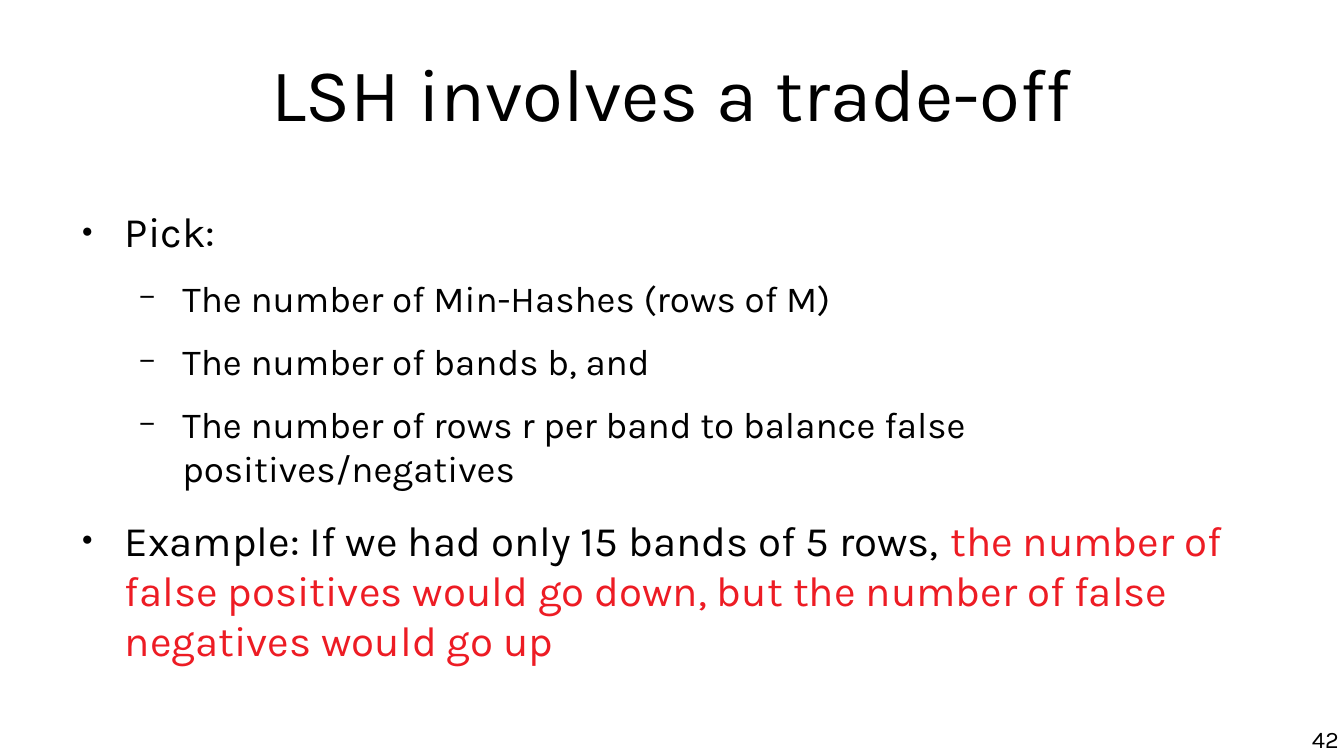
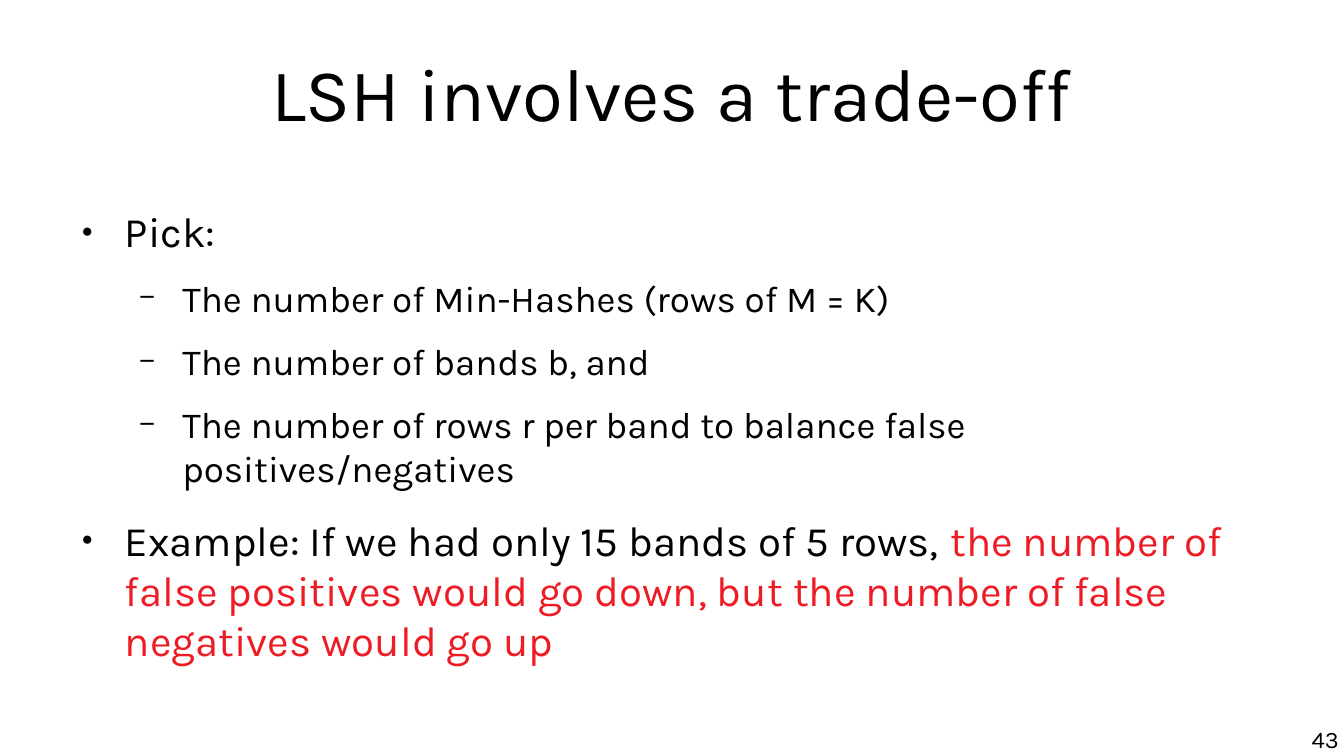
Before and after one commit to marco-calautti/data-mining-course, a slide deck: slide 43 of theory/tt04_near_duplicates.odp (slide 42 before the commit). Drawn at 1344x756 pixels with LibreOffice and Linux fonts; fonts in the diff are those of the drawing. Boxes give left, top, right and bottom in pixels: in the first picture for what was removed or moved away, otherwise in the second. Text is boxed around its words. In the diff, an @@ line names an element or a change of style, - is before the commit and + after.

```diff
--- a/theory/tt04_near_duplicates.odp
+++ b/theory/tt04_near_duplicates.odp
@@ text at (x1=182, y1=285, x2=889, y2=316): text changed @@
-  − The number of Min-Hashes (rows of M)
+  − The number of Min-Hashes (rows of M = K)
@@ page number at (x1=1312, y1=733, x2=1339, y2=749): text changed @@
-42
+43
```
Also in this commit, not shown: 3 other slides changed, 2 slides added, 3 other files.
